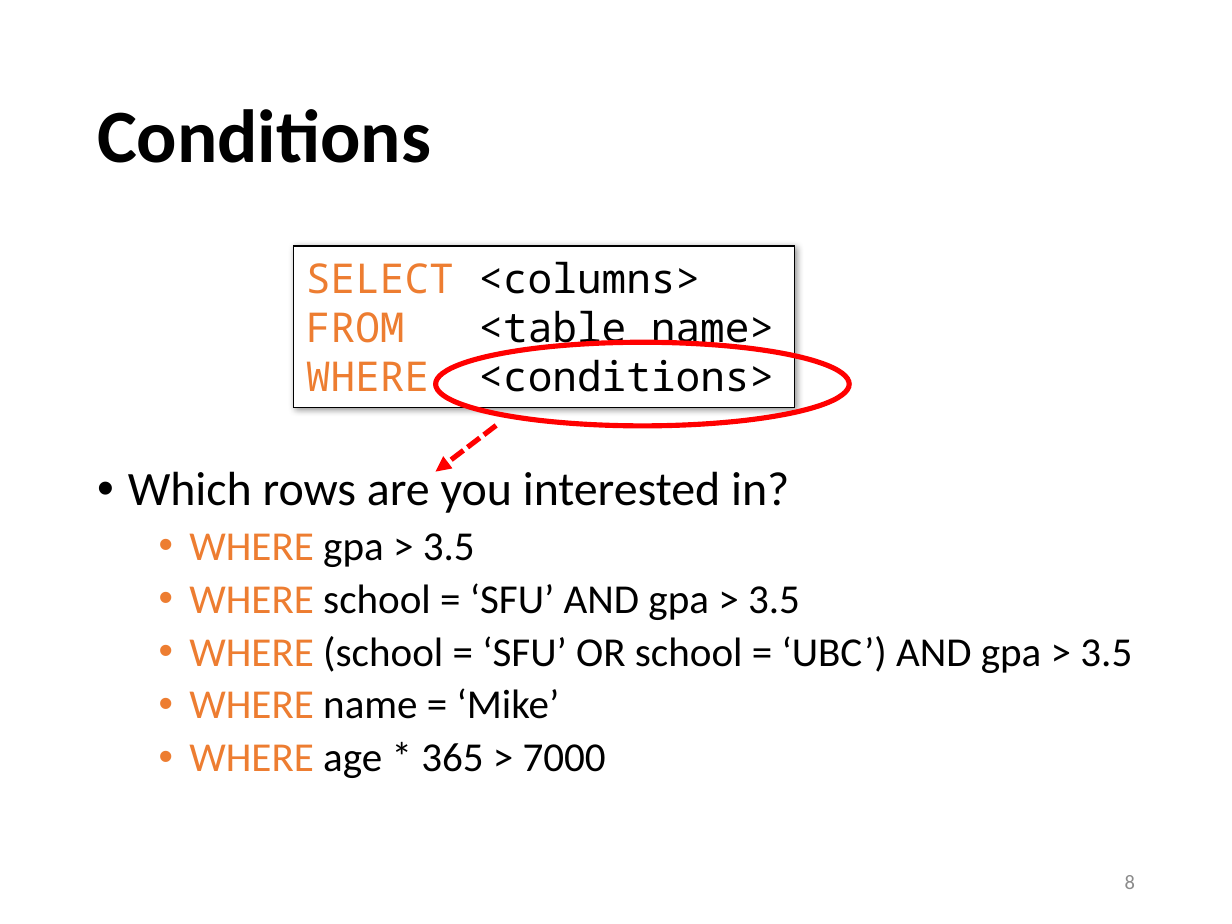
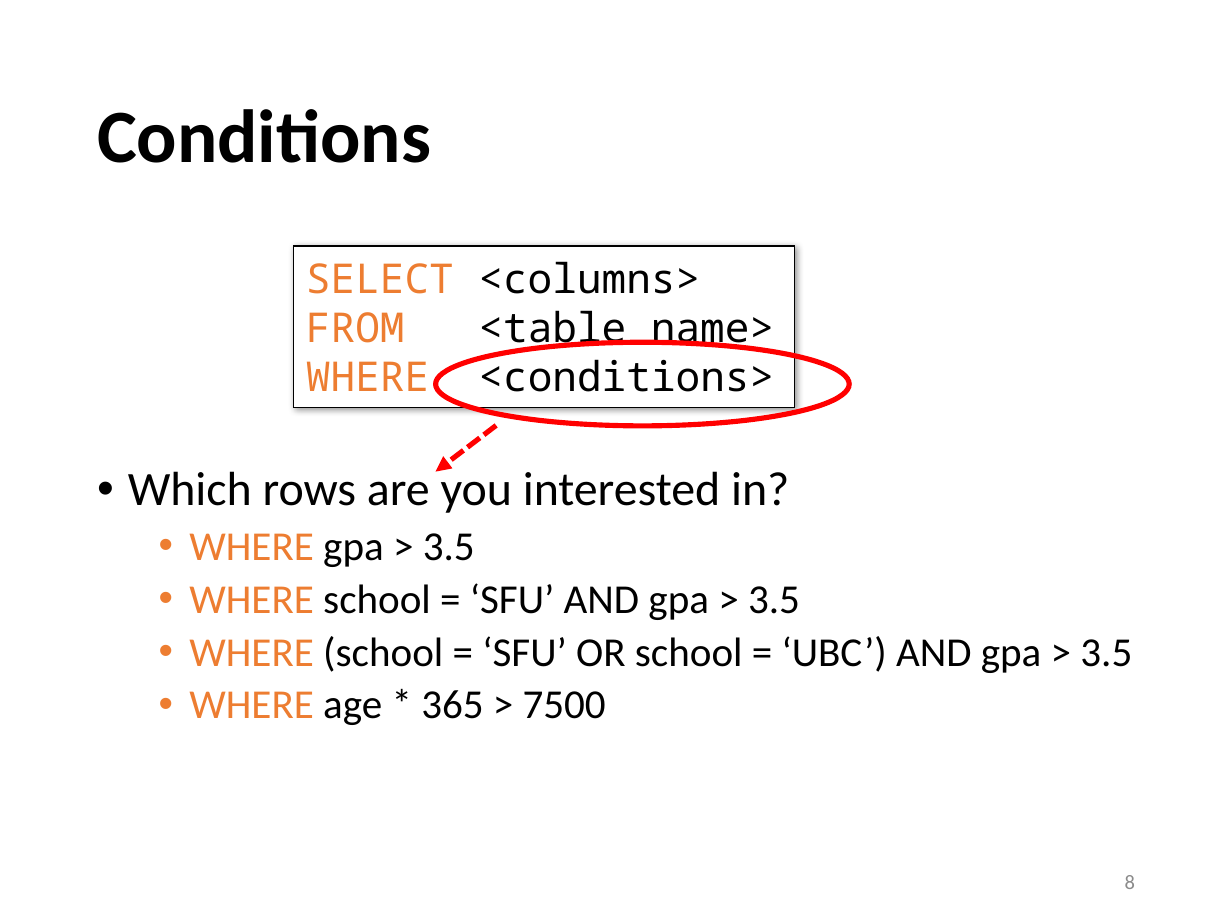
Before and after one commit to sfu-db/cmpt354, a slide deck: slide 8 of Lectures/lec3-sql-basics.pptx. Drawn at 1232x924 pixels with LibreOffice and Linux fonts; fonts in the diff are those of the drawing. Boxes give left, top, right and bottom in pixels: in the first picture for what was removed or moved away, otherwise in the second. Text is boxed around its words. In the diff, an @@ line names an element or a change of style, - is before the commit and + after.

```diff
--- a/Lectures/lec3-sql-basics.pptx
+++ b/Lectures/lec3-sql-basics.pptx
@@ text at box(189, 690, 606, 725): text changed @@
-  • WHERE name = ‘Mike’
-  • WHERE age * 365 > 7000
+  • WHERE age * 365 > 7500
```
Also in this commit, not shown: 2 other slides changed, 2 slides removed, 1 other file.
